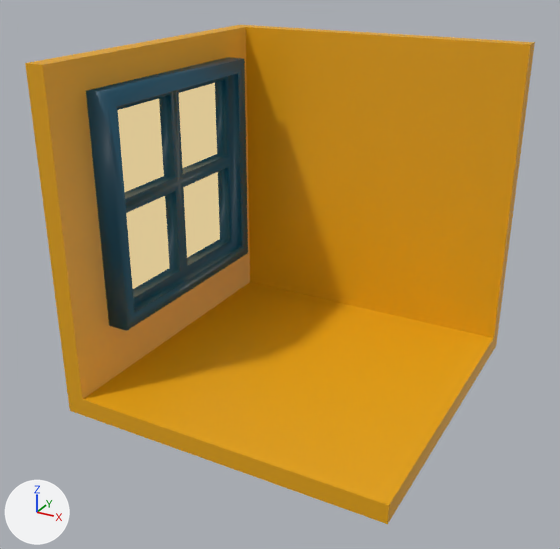
Before and after pictures for a commit that changed the glTF model public/level.glb.
The view is the same before and after, from a 50 mm lens placed at (7.82, -15.21, 10.31), pointed at (-0.2, -0.61, 3.01). Every picture has the same lights, and +X, +Y and +Z are marked at lower left. Where no turn or scale is listed for an object, it has been applied to the vertices.

The first picture shows 'Room', 'Window'.
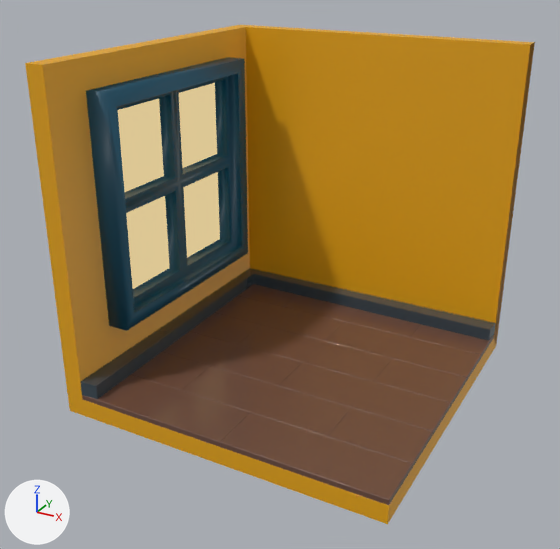
Commit message: update level

Pixel boxes (x1, y1, x2, y2) of what changed, in the pictures (560 x 549 px):
```json
{"object": "Floor", "change": "added", "after": [82, 284, 494, 505], "on screen": "brown"}
{"object": "Floor Trim", "change": "added", "after": [80, 268, 496, 399]}
```

The change, as JSON lines over the scene's bpy script:
```json
{"op": "add", "block": "mat_floor_trim_material", "code": ["mat_floor_trim_material = principled_material('Floor Trim Material')", "mat_floor_trim_material.base_color = (0.0369, 0.0595, 0.0782)  # dark blue #36454f", "mat_floor_trim_material.roughness = 0.0", "mat_floor_trim_material.coat_weight = 0.5", "mat_floor_trim_material.coat_roughness = 0.0"]}
{"op": "add", "block": "mat_flootmaterial", "code": ["mat_flootmaterial = principled_material('FlootMaterial')", "mat_flootmaterial.base_color = (0.141, 0.0648, 0.0423)  # brown #69483a", "mat_flootmaterial.coat_weight = 0.432", "mat_flootmaterial.coat_roughness = 0.123"]}
{"op": "add", "block": "me_cube_007", "code": ["me_cube_007 = bpy.data.meshes.new('Cube.007')", "me_cube_007.from_pydata([(-3.55, 3.55, 0.45), (-3.55, -4.0, 0.45), (4.0, 3.55, 0.45), (-3.55, -4.0, 0.8), (-3.55, 3.55, 0.8), (4.0, 3.55, 0.77), (-3.23, 3.23, 0.45), (-3.11, -3.97, 0.45), (3.97, 3.11, 0.45), (-3.11, -3.97, 0.8), (-3.23, 3.23, 0.79), (3.97, 3.11, 0.77)], [], [(0, 4, 5), (0, 5, 2), (4, 0, 1), (4, 1, 3), (3, 1, 7), (3, 7, 9), (2, 5, 11), (2, 11, 8), (6, 8, 11), (6, 11, 10), (10, 9, 7), (10, 7, 6), (1, 0, 6), (1, 6, 7), (5, 4, 10), (5, 10, 11), (0, 2, 8), (0, 8, 6), (4, 3, 9), (4, 9, 10)])", "me_cube_007.materials.append(mat_floor_trim_material)  # dark blue #36454f"]}
{"op": "add", "block": "me_cube_006", "code": ["me_cube_006 = bpy.data.meshes.new('Cube.006')", "me_cube_006.from_pydata(...)  # 991 vertices, 2107 faces; spans x -3.55..4.0, y -4.0..3.55, z 0.45..0.58", "me_cube_006.materials.append(mat_flootmaterial)  # brown #69483a"]}
{"op": "add", "block": "ob_floor_trim", "code": ["ob_floor_trim = bpy.data.objects.new('Floor Trim', me_cube_007)", "ob_floor_trim.location = (0.0, 0.0, 0.12)"]}
{"op": "add", "block": "ob_floor", "code": ["ob_floor = bpy.data.objects.new('Floor', me_cube_006)", "ob_floor.location = (0.0, 0.0, 0.0)"]}
```
